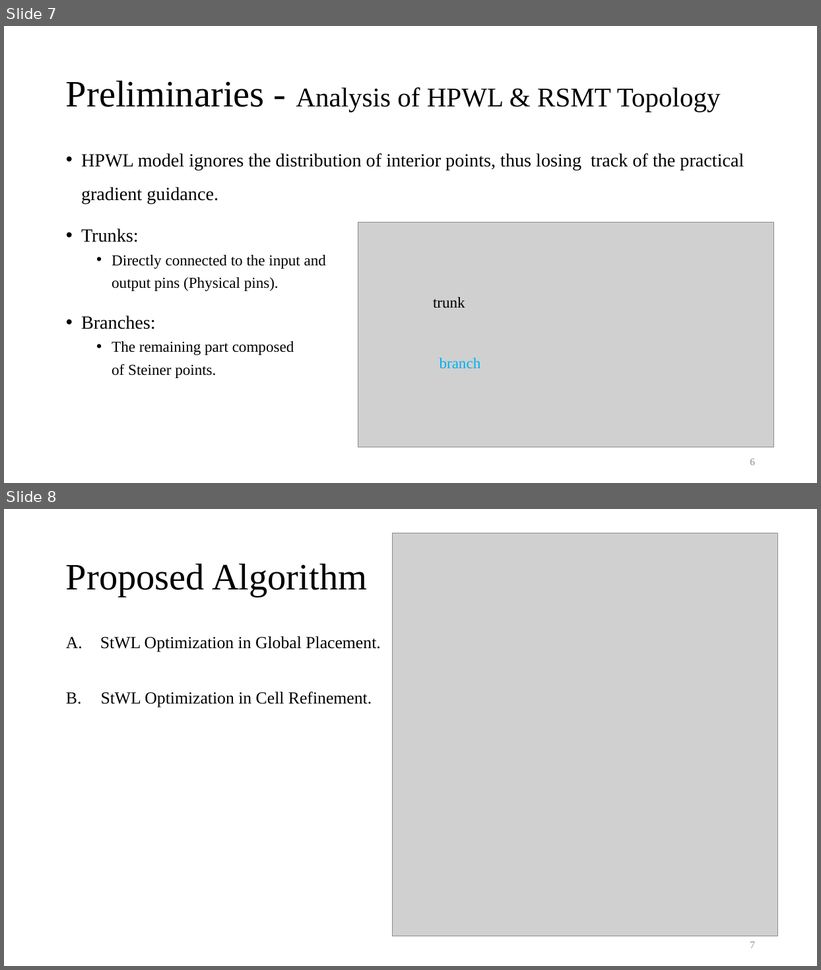
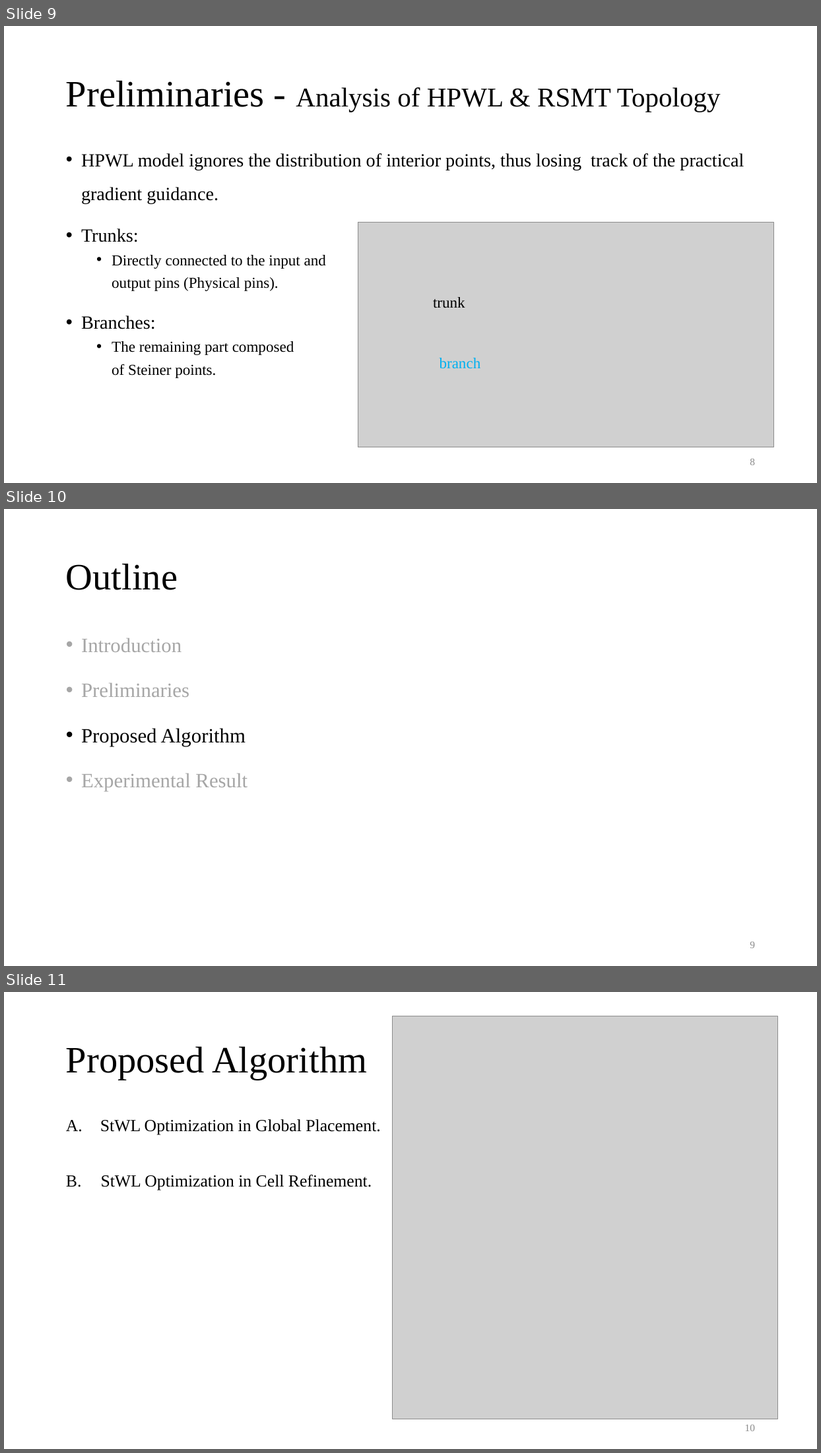
Before and after one commit to Pacific-Feng-Studuies/Studied-Papers, a slide deck: GM/Placement/An Analytical Placement Algorithm with Routing topology Optimization/An Analytical Placement Algorithm with Routing topology Optimization.pptx. Shown one above the other, each under a label of ours: slides 7 and 8 before the commit, slides 9, 10 and 11 after it. The pictures are 821x970 and 821x1453 pixels, drawn with LibreOffice and Linux fonts; fonts in the diff are those of the drawing; grey boxes stand for pictures. Boxes give left, top, right and bottom in pixels: in the first picture for what was removed or moved away, otherwise in the second. Text is boxed around its words. In the diff, an @@ line names an element or a change of style, - is before the commit and + after.

```diff
--- a/GM/Placement/An Analytical Placement Algorithm with Routing topology Optimization/An Analytical Placement Algorithm with Routing topology Optimization.pptx
+++ b/GM/Placement/An Analytical Placement Algorithm with Routing topology Optimization/An Analytical Placement Algorithm with Routing topology Optimization.pptx
@@ slide 10 added at [4, 509, 817, 966], background #FFFFFF @@
@@ title added at [66, 563, 178, 590], 44 pt, text #000000 @@
+Outline
@@ text added at [81, 638, 248, 791], 24 pt, text #A6A6A6 @@
+• Introduction
+• Preliminaries
+• Proposed Algorithm
+• Experimental Result
@@ page number added at [750, 942, 755, 949], 12 pt, text #8C8C8C @@
+9
@@ what was slide 7 is now slide 9 @@
@@ what was slide 8 is now slide 11 @@
@@ page number at [745, 1425, 755, 1432]: text changed @@
-7
+10
```
Also in this commit, not shown: 1 slide changed, 3 other slides added, 1 other file.
